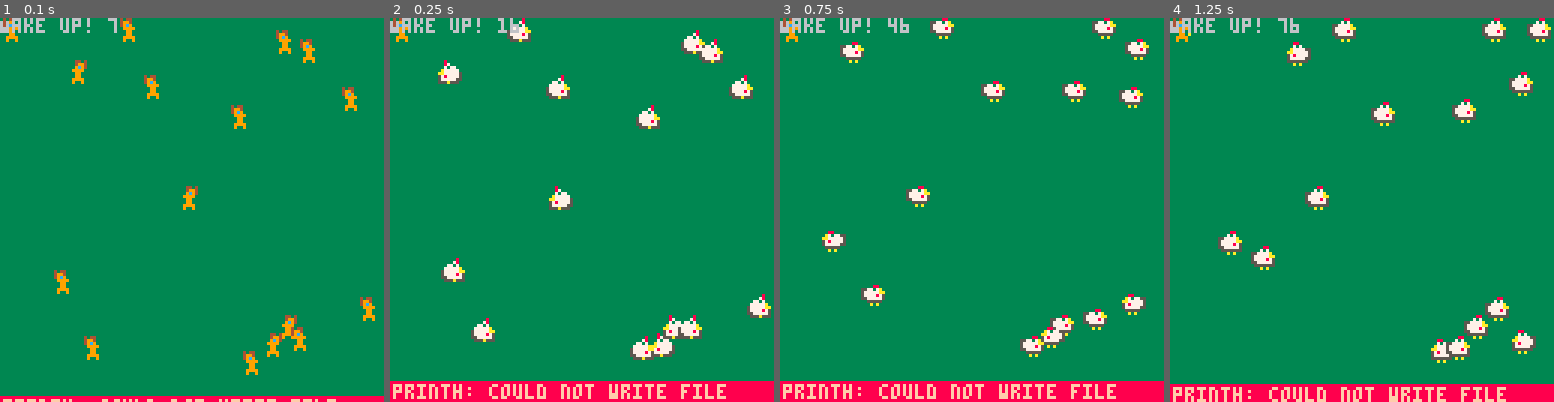
Above: before the commit, frames 1-4 (left to right).
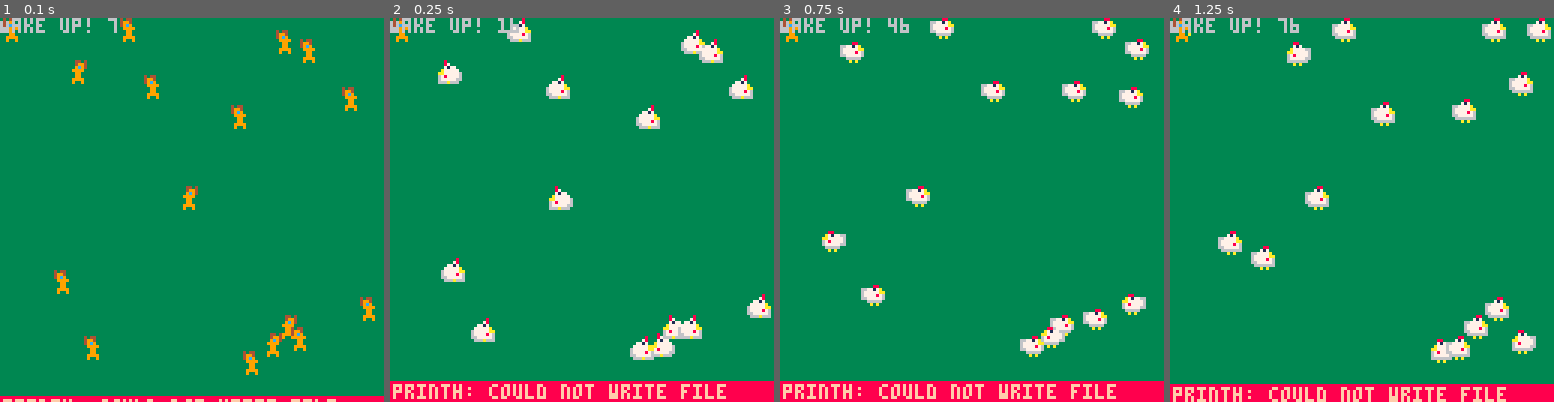
Above: after the commit, the same moments.

Repository: laurent-indermuehle/pico8-dreamfox
Game: PICO-8 cartridge cart.p8
Same seed, same stepped clock (60 frames per second), same inputs: the game is played once before the commit and once after it.
Inputs:
- Up to frame 1 (0.1 s): no input
- Up to frame 2 (0.25 s): no input
- Up to frame 3 (0.75 s): tap X (X key) at 0.33 s
- Up to frame 4 (1.25 s): tap X (X key) at 1.07 s

Frame 1 is identical in both runs. In frame 2, 1.1% of the frame differs, in the area x 12-100%, y 1-90%; in frame 3, 1.3%; in frame 4, 1.4%, in the area x 12-100%, y 0-90%.

Commit message:
Add wake_up animation

Diff:
--- a/cart.p8
+++ b/cart.p8
@@ -7,19 +7,19 @@
 #include enemy.lua
 
 __gfx__
-0404400004044000000000000000000000000a000000000000000000000000000000000000000000000000000000000000000000000000000000000000000000
-049940000499400000008000000000000a0000000000000000000000000000000000000000000000000000000000000000000000000000000000000000000000
-049c9000049c90000000760000000000000000000000000000000000000000000000000000000000000000000000000000000000000000000000000000000000
-0099990000999900070077a0000000000000a0000000000000000000000000000000000000000000000000000000000000000000000000000000000000000000
-00099000000990000777770000000800000000000000000000000000000000000000000000000000000000000000000000000000000000000000000000000000
-00099000009990000777700077000770000000a00000000000000000000000000000000000000000000000000000000000000000000000000000000000000000
-0099990000999000009000000777777000a000000000000000000000000000000000000000000000000000000000000000000000000000000000000000000000
-0090090000909000009900000777777a000000000000000000000000000000000000000000000000000000000000000000000000000000000000000000000000
-00000800000088000000880000008800000000000000000000000000000000000000000000000000000000000000000000000000000000000000000000000000
-0000780000070700557707a000070700000000000000000000000000000000000000000000000000000000000000000000000000000000000000000000000000
-00770700557777a0577777aa557777a0000000000000000000000000000000000000000000000000000000000000000000000000000000000000000000000000
-077777a0577777aa57777875577777aa055588000000000000000000000000000000000000000000000000000000000000000000000000000000000000000000
-577777aa577778755577777557777875557777500000000000000000000000000000000000000000000000000000000000000000000000000000000000000000
-57777875557777750055555055777775577777750000000000000000000000000000000000000000000000000000000000000000000000000000000000000000
-5577777505555555000a0a000555555507777a700000000000000000000000000000000000000000000000000000000000000000000000000000000000000000
-0555a555000a0a0000000000000a0a00000008000000000000000000000000000000000000000000000000000000000000000000000000000000000000000000
+0404400004044000000000000000000000000a003333333300000000000000000000000000000000000000000000000000000000000000000000000000000000
+049940000499400000008000000000000a0000003333333300000000000000000000000000000000000000000000000000000000000000000000000000000000
+049c9000049c90000000760000000000000000003333333300000000000000000000000000000000000000000000000000000000000000000000000000000000
+0099990000999900070077a0000000000000a0003333333300000000000000000000000000000000000000000000000000000000000000000000000000000000
+00099000000990000777770000000800000000003333333300000000000000000000000000000000000000000000000000000000000000000000000000000000
+00099000009990000777700077000770000000a03333333300000000000000000000000000000000000000000000000000000000000000000000000000000000
+0099990000999000009000000777777000a000003333333300000000000000000000000000000000000000000000000000000000000000000000000000000000
+0090090000909000009900000777777a000000003333333300000000000000000000000000000000000000000000000000000000000000000000000000000000
+00000800000088000000880000008800000000007700077700000000000000000000000000000000000000000000000000000000000000000000000000000000
+0000780000071700667717a00007170000000000770077707700777a000000000000000000000000000000000000000000000000000000000000000000000000
+00771700667777a0677777aa667777a00000000007788777777887a0000000000000000000000000000000000000000000000000000000000000000000000000
+077777a0677777aa67777876677777aa0000880077771aaa07771a00000000000000000000000000000000000000000000000000000000000000000000000000
+677777aa6777787666777776677778760077770077777a0077777aa0000000000000000000000000000000000000000000000000000000000000000000000000
+677778766677777600666660667777766777777607777aa007777770000000000000000000000000000000000000000000000000000000000000000000000000
+6677777606666666000a0a000666666667777a760066a660006a6660000000000000000000000000000000000000000000000000000000000000000000000000
+0666a666000a0a0000000000000a0a00666666660000a0a0000a0a00000000000000000000000000000000000000000000000000000000000000000000000000
--- a/enemy.lua
+++ b/enemy.lua
@@ -12,6 +12,12 @@
         frame = 16,
         step = 12,
       },
+      wake_up = {
+        sprites = { 21, 22 },
+        tick = 0,
+        frame = 21,
+        step = 4,
+      },
     },
     flip_x = false,
     move_count = 0,
@@ -21,6 +27,7 @@
     -- Change direction every 15-45 frames
     dir_change_delay = flr(rnd(30)) + 15,
     next_asleep = next_time_asleep(),
+    wake_up = 0,
     colli_word = true,
     draw = function(_ENV)
       spr(sprite, x, y, 1, 1, flip_x)
@@ -52,6 +59,13 @@
           move_down(self)
         end
 
+        if self.wake_up > 0 then
+          self.wake_up -= 1
+          animate(self.animations.wake_up)
+          self.sprite = self.animations.wake_up.sprites[self.animations.wake_up.frame]
+          return  -- skip walking animation
+        end
+
         if self.speed > 0 then
           animate(self.animations.walk)
           self.sprite = self.animations.walk.sprites[self.animations.walk.frame]
@@ -68,8 +82,8 @@
   enemy.sprite = 20
 
   if check_collision(enemy) then
-    enemy.sprite = 16  -- Wake up
     enemy.next_asleep = next_time_asleep()
+    enemy.wake_up = 60
   end
 end
 
